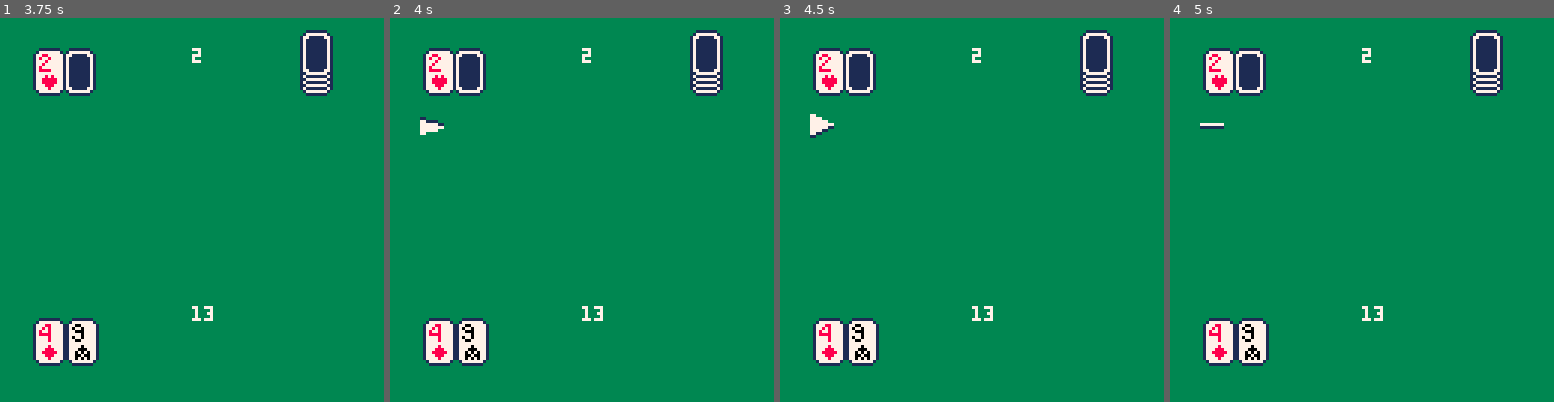
Above: before the commit, frames 1-4 (left to right).
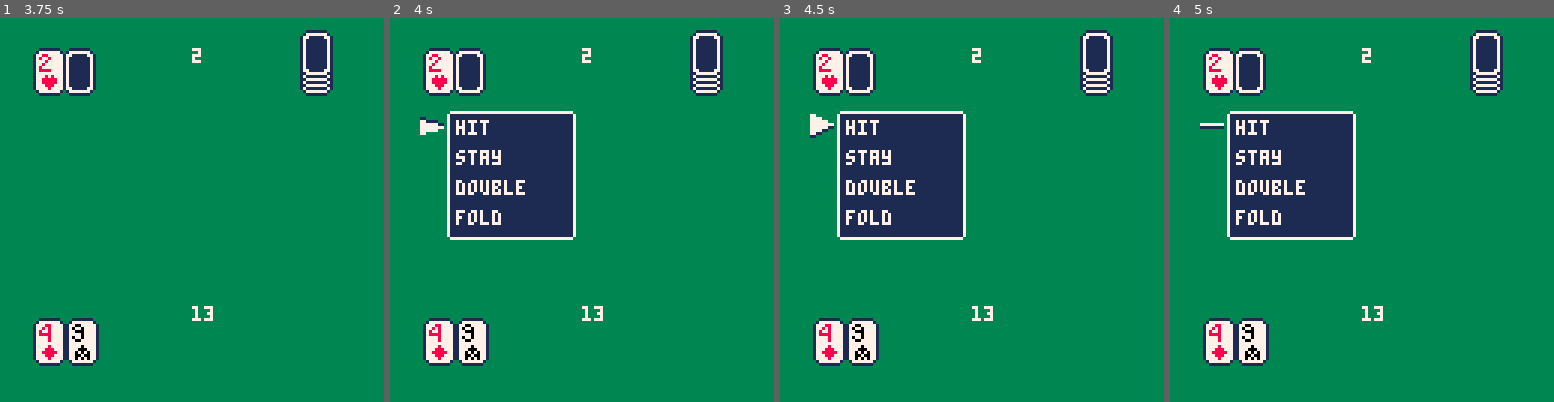
Above: after the commit, the same moments.

Repository: UA-koval/blackjack-pico-8
Game: PICO-8 cartridge blackjack.p8
Two runs of this game, one before a commit and one after it. Both use one fixed random seed, a clock stepped at 60 frames per second and the inputs below.
Inputs:
- Up to frame 1 (3.75 s): hold Up 2.15-2.42 s; hold Down from 3.63 s (still down)
- Up to frame 2 (4 s): release Down at 3.97 s
- Up to frame 3 (4.5 s): no input
- Up to frame 4 (5 s): hold Up from 4.73 s (still down)

Frame 1 is identical in both runs. In frame 2, 11% of the frame differs, in the area x 14-49%, y 24-58%; in frame 3, 11%; in frame 4, 11%.

Commit message:
Development progress.

Diff:
--- a/blackjack.p8
+++ b/blackjack.p8
@@ -14,13 +14,14 @@
 frame_counter = 1
 stage = 0
 hidden_card = false
-item=0 item_lim=4
+item=0 item_lim=3
 
 -- objects coords
 dealerx=10 dealery=10
 handx=10   handy=100
 deckx=100  decky=10
-menux=10   menuy=32
+menux=20   menuy=32
+sizex=40   sizey=40
 
 -- graphics vars
 cursor_anim_frame = 0
@@ -92,7 +93,19 @@
 	print(count_score(dealer),64,10,7)
 
 	if draw_window then
-		spr(35+cursor_anim_frame,menux,menuy+item*10)
+	 -- window background
+	 line(menux,menuy-1,menux+sizex,menuy-1,7)
+	 line(menux,menuy+sizey+1,menux+sizex,menuy+sizey+1,7)
+	 line(menux-1,menuy,menux-1,menuy+sizey,7)
+	 line(menux+sizex+1,menuy,menux+sizex+1,menuy+sizey,7)
+  rectfill(menux,menuy,menux+sizex,menuy+sizey,1)
+	 -- text
+	 print("hit",menux+2,menuy+2,7)
+	 print("stay",menux+2,menuy+10+2,7)
+	 print("double",menux+2,menuy+20+2,7)
+	 print("fold",menux+2,menuy+30+2,7)
+	 -- cursor
+		spr(35+cursor_anim_frame,menux-10,menuy+item*10)
 		if (cursor_anim_frame>7) cursor_anim_frame=-1
 		cursor_anim_frame+=1
 
